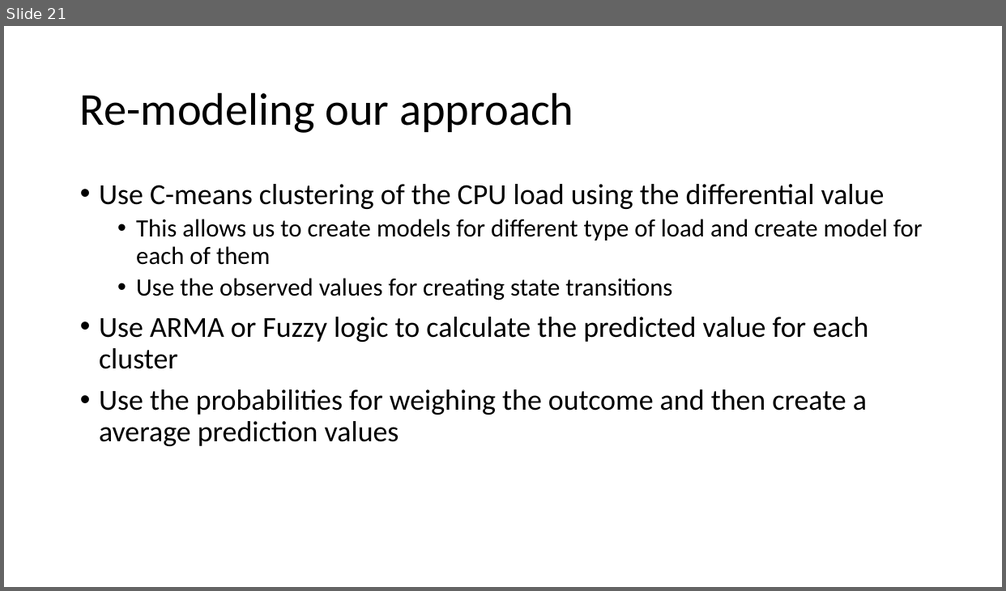
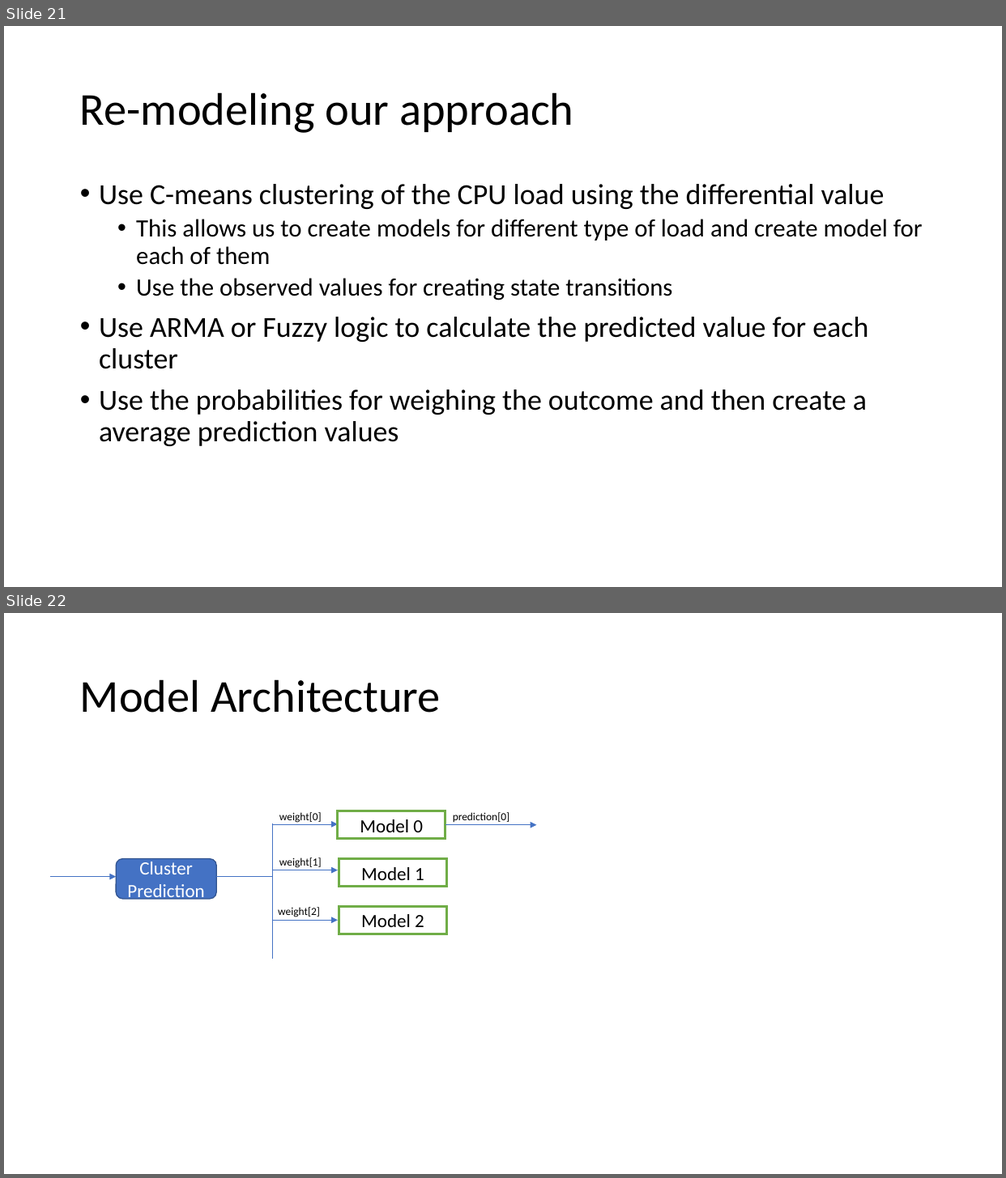
Before and after one commit to dipayan2/ARMAModel, a slide deck: ARIMAX.pptx. Shown one above the other, each under a label of ours: slide 21 before the commit, slides 21 and 22 after it. The pictures are 1006x591 and 1006x1178 pixels, drawn with LibreOffice and Linux fonts; fonts in the diff are those of the drawing. Boxes give left, top, right and bottom in pixels: in the first picture for what was removed or moved away, otherwise in the second. Text is boxed around its words. In the diff, an @@ line names an element or a change of style, - is before the commit and + after.

```diff
--- a/ARIMAX.pptx
+++ b/ARIMAX.pptx
@@ slide 22 added at (x1=4, y1=613, x2=1002, y2=1174), background #FFFFFF @@
@@ title added at (x1=80, y1=679, x2=441, y2=713), 44 pt, text #000000 @@
+Model Architecture
@@ line added from (272, 824) to (272, 959), #4472C4 0.5 pt @@
@@ arrow added from (272, 824) to (338, 824), #4472C4 0.5 pt @@
@@ text added at (x1=279, y1=812, x2=322, y2=823), 10.5 pt, text #000000 @@
+weight[0]
@@ rectangle added at (x1=338, y1=811, x2=445, y2=839), outline #70AD47 2.25 pt, 18 pt, text #000000 @@
+Model 0
@@ arrow added from (445, 825) to (536, 825), #4472C4 0.5 pt @@
@@ text added at (x1=453, y1=812, x2=509, y2=822), 10.5 pt, text #000000 @@
+prediction[0]
@@ arrow added from (50, 876) to (117, 876), #4472C4 0.5 pt @@
@@ rounded rectangle added at (x1=117, y1=859, x2=216, y2=899), fill #4472C4, outline #325491 1 pt, 18 pt, text #FFFFFF @@
+Cluster Prediction
@@ line added from (216, 876) to (272, 876), #4472C4 0.5 pt @@
@@ arrow added from (272, 871) to (338, 871), #4472C4 0.5 pt @@
@@ text added at (x1=279, y1=858, x2=322, y2=868), 10.5 pt, text #000000 @@
+weight[1]
@@ rectangle added at (x1=339, y1=859, x2=447, y2=887), outline #70AD47 2.25 pt, 18 pt, text #000000 @@
+Model 1
@@ arrow added from (272, 920) to (338, 920), #4472C4 0.5 pt @@
@@ text added at (x1=278, y1=907, x2=320, y2=918), 10.5 pt, text #000000 @@
+weight[2]
@@ rectangle added at (x1=339, y1=906, x2=447, y2=934), outline #70AD47 2.25 pt, 18 pt, text #000000 @@
+Model 2
```
Also in this commit, not shown: 1 slide removed, 3 other files.
